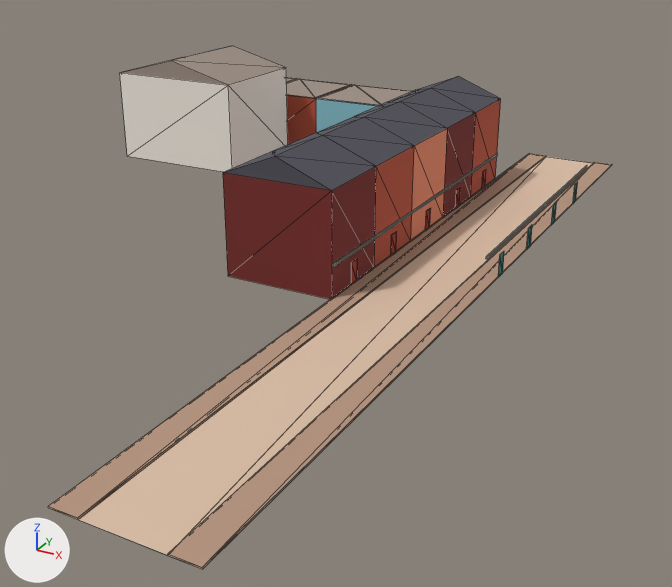
The glTF model newcity/chunk_1_1.glb: old version first, new version second.
One viewpoint serves both versions: a 50 mm lens placed at (151.9, -194.9, 36.2), pointed at (106.2, -111.7, -5.4). Arrows for +X, +Y and +Z are at lower left; the lights stay in place. The picture after the commit comes second. Mesh edges are drawn as thin lines. Vertices at exactly the same position are counted once.

Objects in the first picture: 'chunk_1_1__building', 'chunk_1_1__ground'.
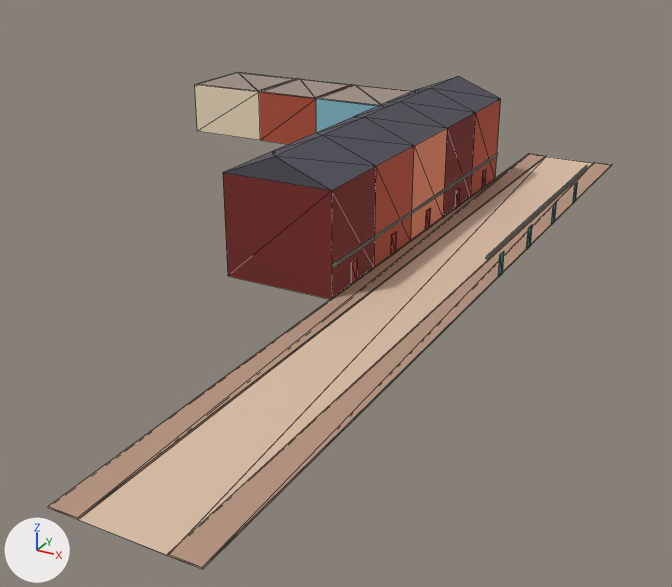
Boxes (x1, y1, x2, y2) around the edits, measured in the pictures (672 x 587 px):
'chunk_1_1__building', reshaped (16% narrower, 10% shorter)
    before: (120, 46, 587, 299)
    after: (195, 72, 587, 299)
part 1 of me_bld_lane_w0, deleted
    before: (120, 46, 288, 172)

What the commit changed:
me_bld_lane_w0 is used by ob_chunk_1_1__building; location (0.0, 0.0, 0.0).
me_bld_lane_w0 had 260 vertices, 478 faces and spanned x 61.5..124.5, y -124.0..-64.4, z 0.0..14.4.
me_bld_lane_w0 now has 250 vertices, 460 faces and spans x 61.5..124.5, y -124.0..-64.4, z 0.0..13.2.
me_bld_lane_w0 part 1: the loose piece of 10 vertices spanning x 61.5..80.0, y -93.5..-79.0, z 0.0..14.4 is deleted.
